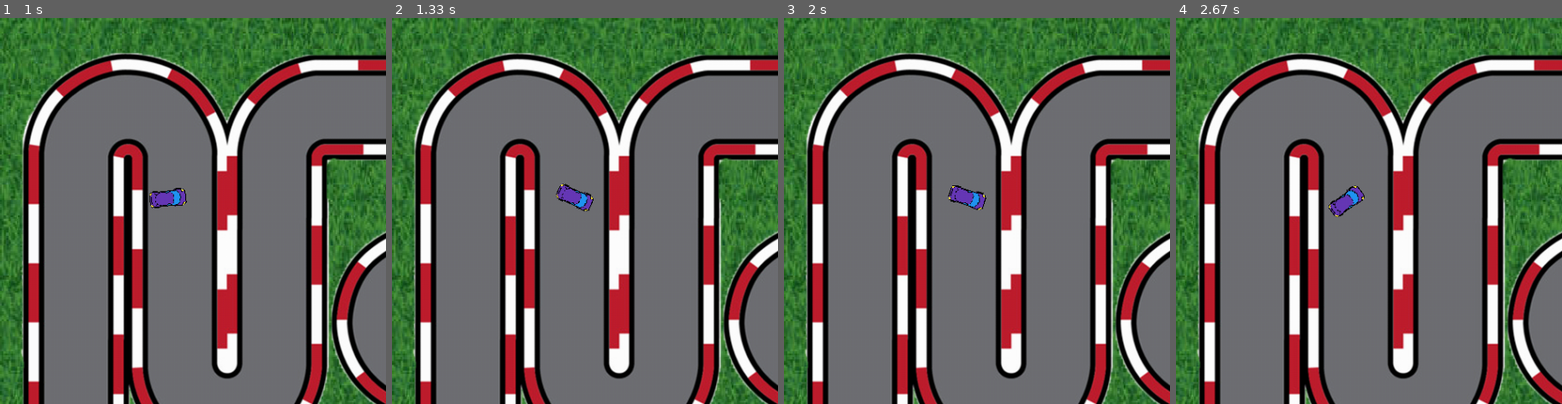
Above: before the commit, frames 1-4 (left to right).
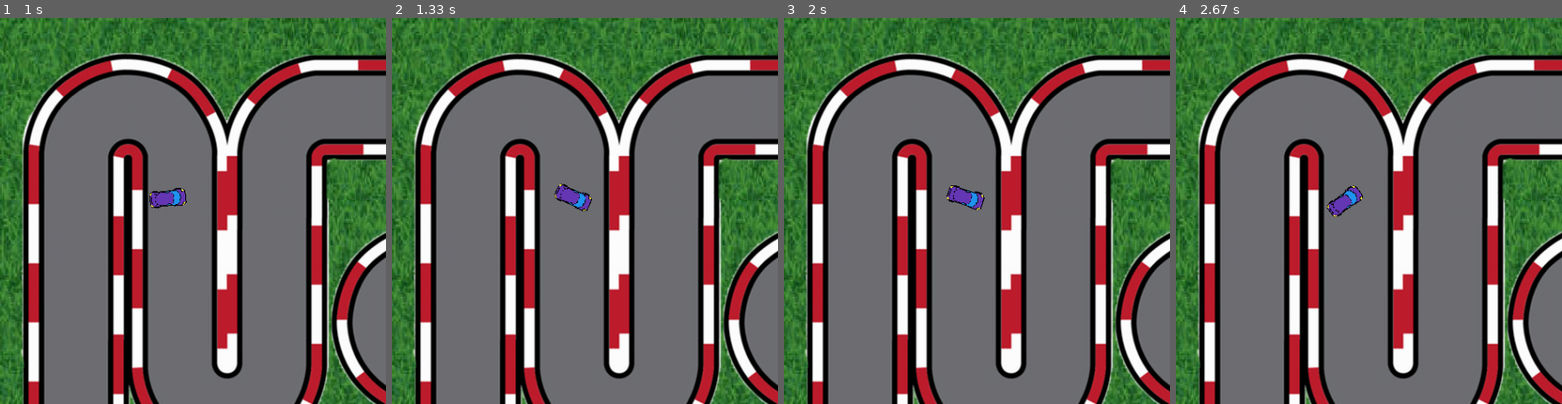
Above: after the commit, the same moments.

Repository: AmirmasoudCS/Pygame-Course
Game: pygame game, started from project_04/main.py
Two runs of this game, one before a commit and one after it. Both use one fixed random seed, a clock stepped at 60 frames per second and the inputs below.
Inputs:
- Up to frame 1 (1 s): hold D 0.33-0.8 s; hold W from 0.83 s (still down)
- Up to frame 2 (1.33 s): release W at 1.13 s; hold D from 1.17 s (still down)
- Up to frame 3 (2 s): release D at 1.63 s; hold A from 1.67 s (still down)
- Up to frame 4 (2.67 s): release A at 2.2 s; hold S 2.23-2.53 s; hold A from 2.57 s (still down)
The pictures show only the part of the screen within x 0-50%, y 0-50%; the shares and areas given below are measured in that part.

Frame 1 is identical in both runs. In frame 2, 0.2% of the frame differs, in the area x 42-53%, y 42-51%; in frame 3, 0.2%; in frame 4, 0.3%, in the area x 39-49%, y 43-52%.

Commit message:
Updating our collide function to actualyl take into consideration the rotation of the car

Diff:
--- a/project_04/main.py
+++ b/project_04/main.py
@@ -75,10 +75,17 @@
         self.x -= horizontal
 
     def collide(self, mask, x=0, y=0):
-        car_mask = pygame.mask.from_surface(self.img)
-        offset = (int(self.x - x), int(self.y - y))
-        poi = mask.overlap(car_mask, offset)
-        return poi
+        rotated_image = pygame.transform.rotate(self.img, self.angle)
+        car_mask = pygame.mask.from_surface(rotated_image)
+
+        car_rect = rotated_image.get_rect(center=(self.x, self.y))
+
+        offset = (
+            car_rect.x - int(x),
+            car_rect.y - int(y)
+        )
+
+        return mask.overlap(car_mask, offset)
 
     def bounce(self):
         self.vel = -self.vel
